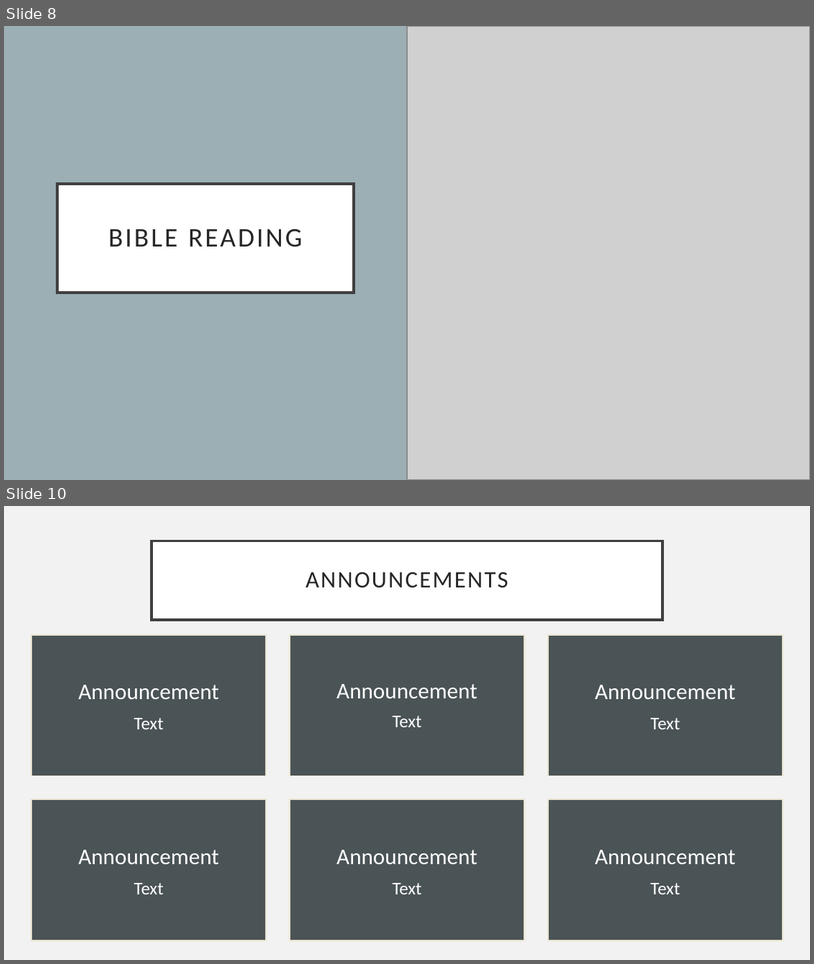
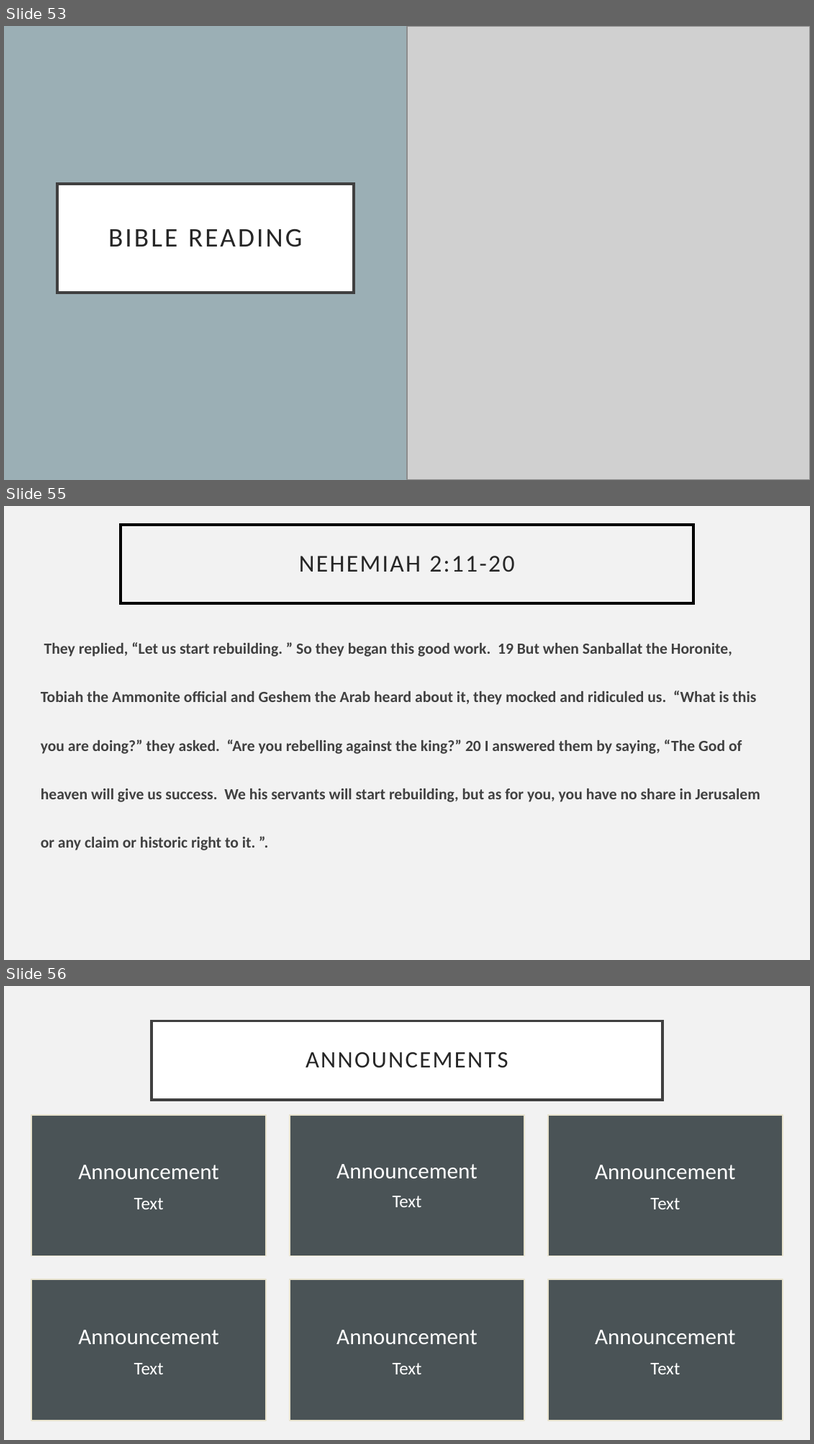
Before and after one commit to pangwuu/Weekly-powerpoint-maker, a slide deck: Slides/19_11_23.pptx. Shown one above the other, each under a label of ours: slides 8 and 10 before the commit, slides 53, 55 and 56 after it; the slides between them are not shown. The pictures are 814x964 and 814x1444 pixels, drawn with LibreOffice and Linux fonts; fonts in the diff are those of the drawing; grey boxes stand for pictures. Boxes give left, top, right and bottom in pixels: in the first picture for what was removed or moved away, otherwise in the second. Text is boxed around its words. In the diff, an @@ line names an element or a change of style, - is before the commit and + after.

```diff
--- a/Slides/19_11_23.pptx
+++ b/Slides/19_11_23.pptx
@@ slide 55 added at (4, 506, 810, 960), background #F2F2F2 @@
@@ title added at (121, 525, 694, 604), outline #000000 2.5 pt, 21.6 pt, text #262626 @@
+NEHEMIAH 2:11-20
@@ subtitle added at (41, 642, 761, 850), 24 pt, text #404040, bold @@
+They replied, “Let us start rebuilding. ” So they began this good work. 19 But when Sanballat the Horonite, Tobiah the Ammonite official and Geshem the Arab heard about it, they mocked and ridiculed us. “What is this you are doing?” they asked. “Are you rebelling against the king?” 20 I answered them by saying, “The God of heaven will give us success. We his servants will start rebuilding, but as for you, you have no share in Jerusalem or any claim or historic right to it. ”.
@@ what was slide 8 is now slide 53 @@
@@ what was slide 10 is now slide 56 @@
```
Also in this commit, not shown: 49 other slides added, 4 slides removed, 12 other files.
